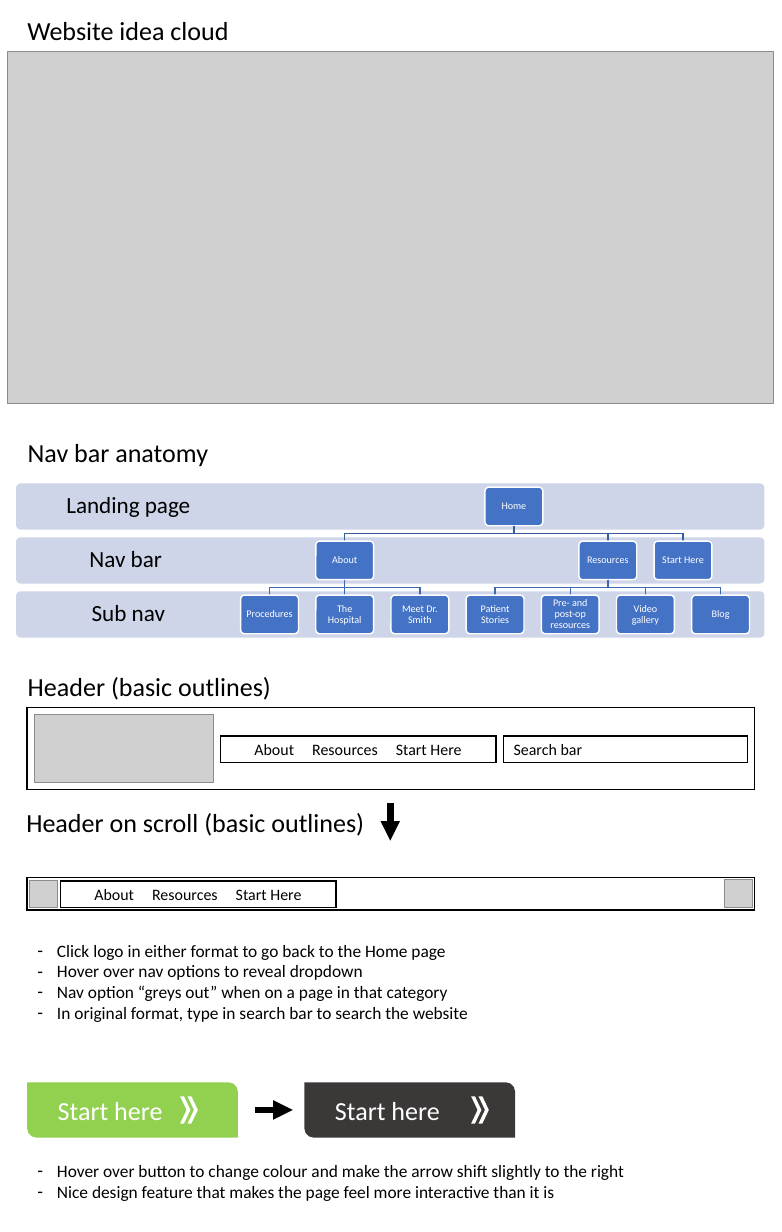
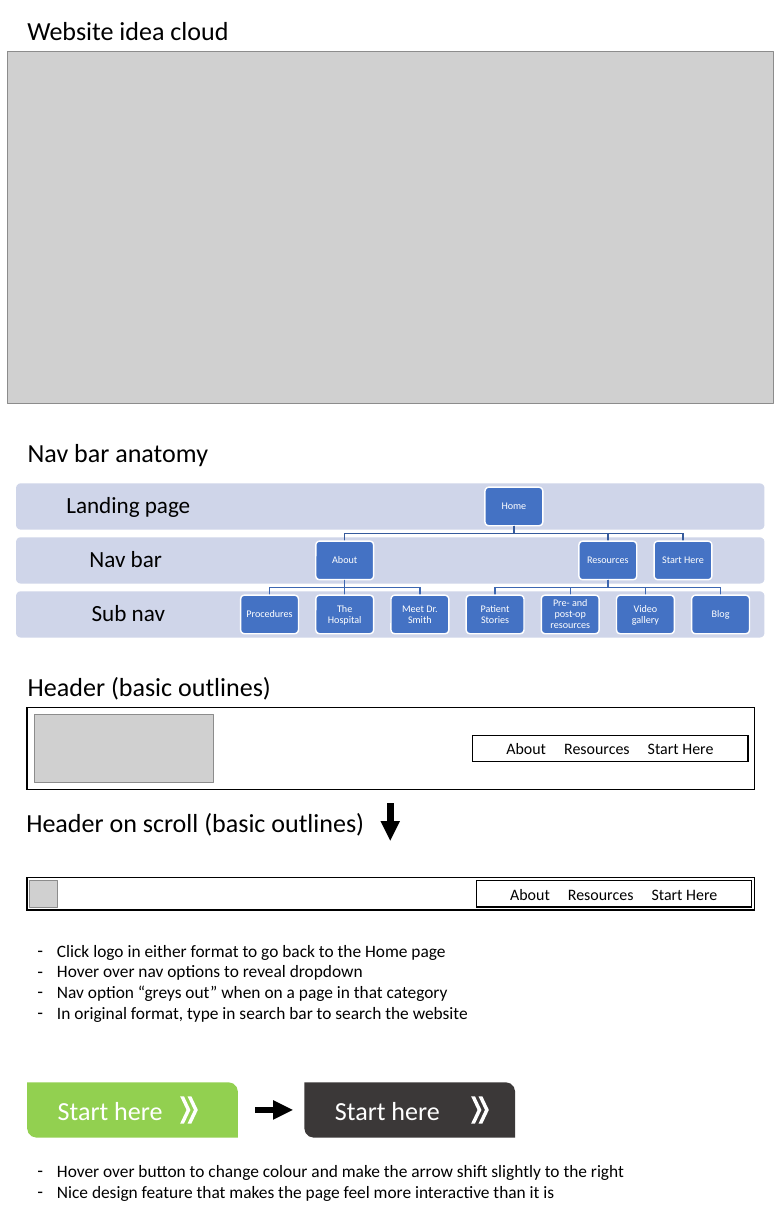
Before and after one commit to audcsm/aos-site, a slide deck: slide 1 of Website Design Tools.pptx. Drawn at 782x1232 pixels with LibreOffice and Linux fonts; fonts in the diff are those of the drawing; grey boxes stand for pictures; background and template pictures are left out. Boxes give left, top, right and bottom in pixels: in the first picture for what was removed or moved away, otherwise in the second. Text is boxed around its words. In the diff, an @@ line names an element or a change of style, - is before the commit and + after.

```diff
--- a/Website Design Tools.pptx
+++ b/Website Design Tools.pptx
@@ rectangle "About Resources Start Here": place and size @@
-rectangle "About Resources Start Here" at (221,736,496,762)
+rectangle "About Resources Start Here" at (472,735,748,761)
@@ rectangle removed at (504,736,748,762) @@
-Search bar
@@ rectangle "About Resources Start Here": place and size @@
-rectangle "About Resources Start Here" at (60,880,336,906)
+rectangle "About Resources Start Here" at (476,880,752,906)
@@ picture removed at (724,879,752,907) @@
```
Also in this commit, not shown: 1 other slide changed, 9 other files.
